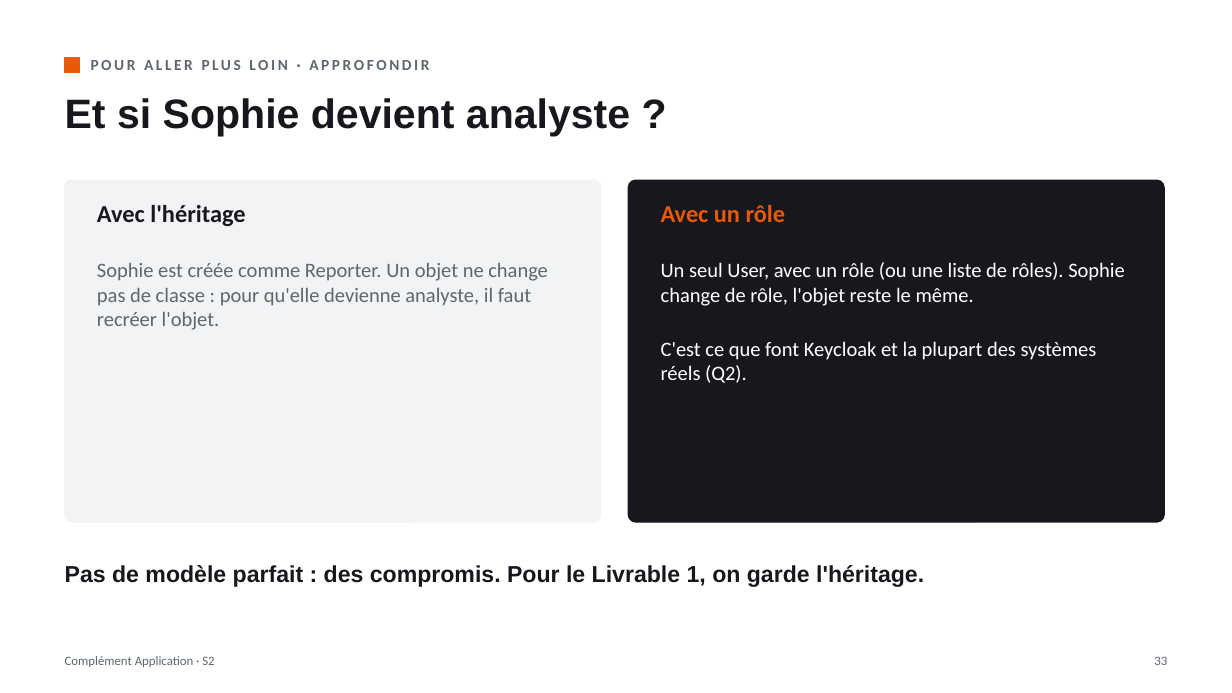
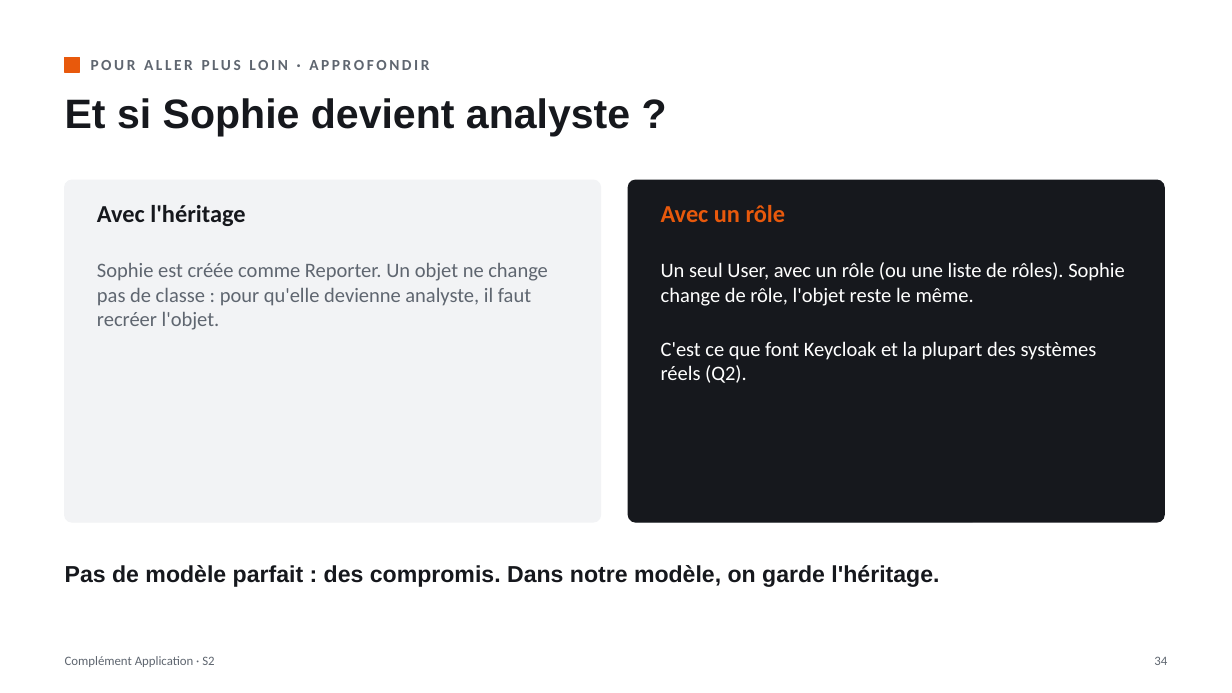
Before and after one commit to lle-condorcet/condorcet-2027, a slide deck: slide 34 of slides/20260930_LLE_CA_S02.pptx (slide 33 before the commit). Drawn at 1232x693 pixels with LibreOffice and Linux fonts; fonts in the diff are those of the drawing. Boxes give left, top, right and bottom in pixels: in the first picture for what was removed or moved away, otherwise in the second. Text is boxed around its words. In the diff, an @@ line names an element or a change of style, - is before the commit and + after.

```diff
--- a/slides/20260930_LLE_CA_S02.pptx
+++ b/slides/20260930_LLE_CA_S02.pptx
@@ text at [65, 565, 939, 587]: text changed @@
-Pas de modèle parfait : des compromis. Pour le Livrable 1, on garde l'héritage.
+Pas de modèle parfait : des compromis. Dans notre modèle, on garde l'héritage.
@@ text at [1154, 656, 1167, 665]: text changed @@
-33
+34
```
Also in this commit, not shown: 33 other slides changed, 2 slides added, 5 slides removed, 3 other files.
